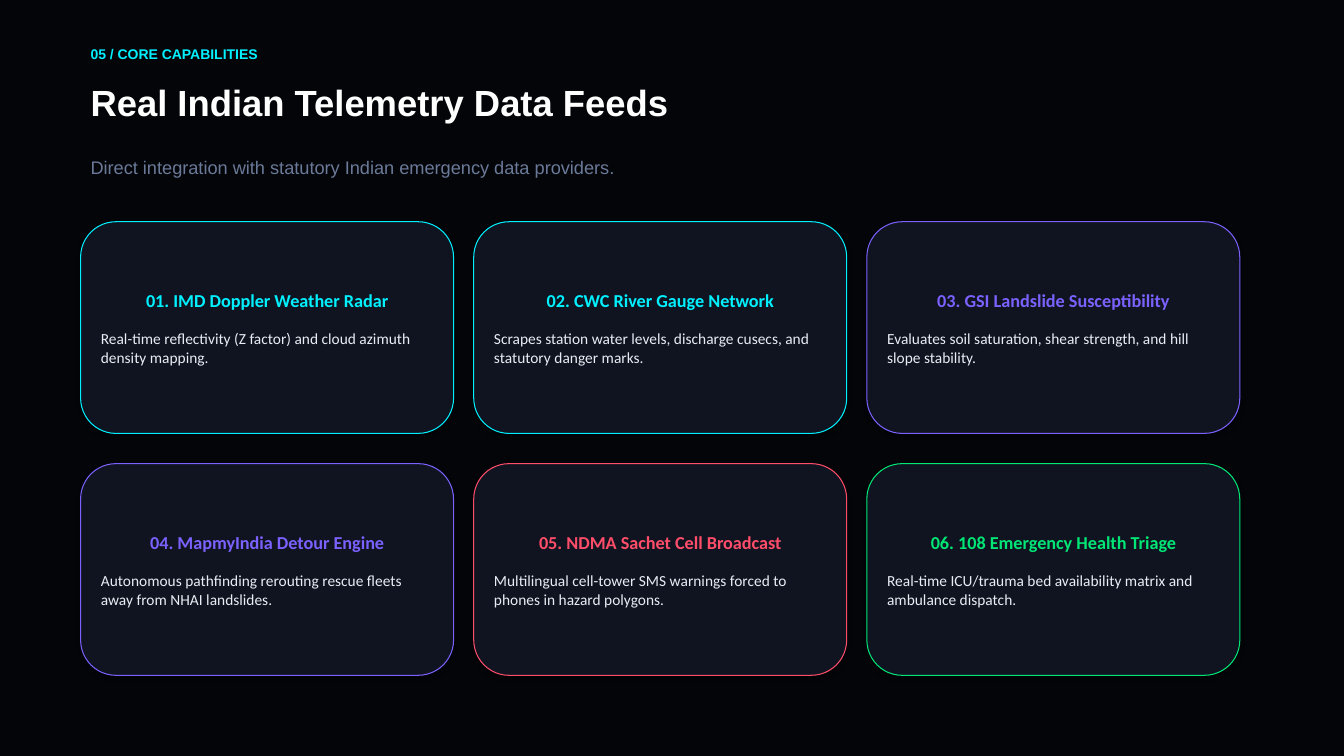
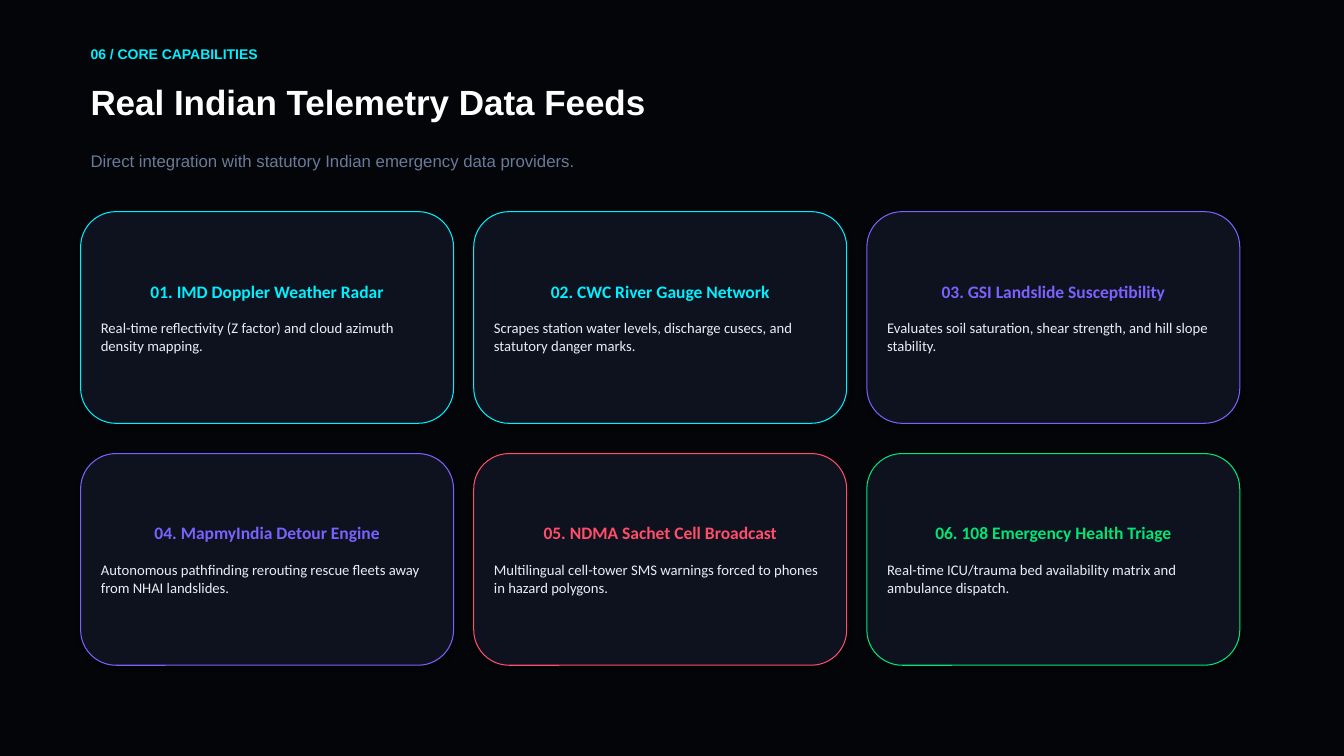
Before and after one commit to aksharsakhi/XNexus-CrisisOS, a slide deck: slide 6 of XNexus_CrisisOS_Presentation.pptx (slide 5 before the commit). Drawn at 1344x756 pixels with LibreOffice and Linux fonts; fonts in the diff are those of the drawing. Boxes give left, top, right and bottom in pixels: in the first picture for what was removed or moved away, otherwise in the second. Text is boxed around its words. In the diff, an @@ line names an element or a change of style, - is before the commit and + after.

Commit message:
Expand PowerPoint deck to Master 15-Slide presentation: added empirical metrics, mathematical formulas, FastMCP server code, LangGraph state engine code, PostGIS spatial queries, NDMA CAP XML, and historical disaster case studies

```diff
--- a/XNexus_CrisisOS_Presentation.pptx
+++ b/XNexus_CrisisOS_Presentation.pptx
@@ text at [91, 49, 258, 59]: text changed @@
-05 / CORE CAPABILITIES
+06 / CORE CAPABILITIES
@@ text "Real Indian Telemetry Data Feeds" at [91, 89, 645, 122]: size 26 to 25 pt @@
@@ text "Direct integration with statutory Indian ..." at [91, 155, 575, 171]: size 13 to 12 pt @@
@@ rounded rectangle "01. IMD Doppler Weather Radar" at [81, 212, 454, 423]: size 13 to 12.5 pt in "01. IMD Doppler Weather Radar"; size 11 to 10.5 pt in "Real-time reflectivity (Z factor) and cloud azimuth ..."; fill #0F1420 to #0E121E @@
@@ rounded rectangle "02. CWC River Gauge Network" at [474, 212, 847, 423]: size 13 to 12.5 pt in "02. CWC River Gauge Network"; size 11 to 10.5 pt in "Scrapes station water levels, discharge cusecs, and ..."; fill #0F1420 to #0E121E @@
@@ rounded rectangle "03. GSI Landslide Susceptibility" at [867, 212, 1240, 423]: size 13 to 12.5 pt in "03. GSI Landslide Susceptibility"; size 11 to 10.5 pt in "Evaluates soil saturation, shear strength, and hill ..."; fill #0F1420 to #0E121E @@
@@ rounded rectangle "04. MapmyIndia Detour Engine" at [81, 454, 454, 665]: size 13 to 12.5 pt in "04. MapmyIndia Detour Engine"; size 11 to 10.5 pt in "Autonomous pathfinding rerouting rescue fleets away from ..."; fill #0F1420 to #0E121E @@
@@ rounded rectangle "05. NDMA Sachet Cell Broadcast" at [474, 454, 847, 665]: size 13 to 12.5 pt in "05. NDMA Sachet Cell Broadcast"; size 11 to 10.5 pt in "Multilingual cell-tower SMS warnings forced to phones ..."; fill #0F1420 to #0E121E @@
@@ 6 rounded rectangles: place and size @@
-6 rounded rectangles at [81, 222, 1240, 676]
+6 rounded rectangles at [81, 212, 1240, 665]
@@ rounded rectangle "06. 108 Emergency Health Triage" at [867, 454, 1240, 665]: size 13 to 12.5 pt in "06. 108 Emergency Health Triage"; size 11 to 10.5 pt in "Real-time ICU/trauma bed availability matrix and ambulance ..."; fill #0F1420 to #0E121E @@
```
Also in this commit, not shown: 8 other slides changed, 6 slides added, 3 slides removed, 2 other files.
